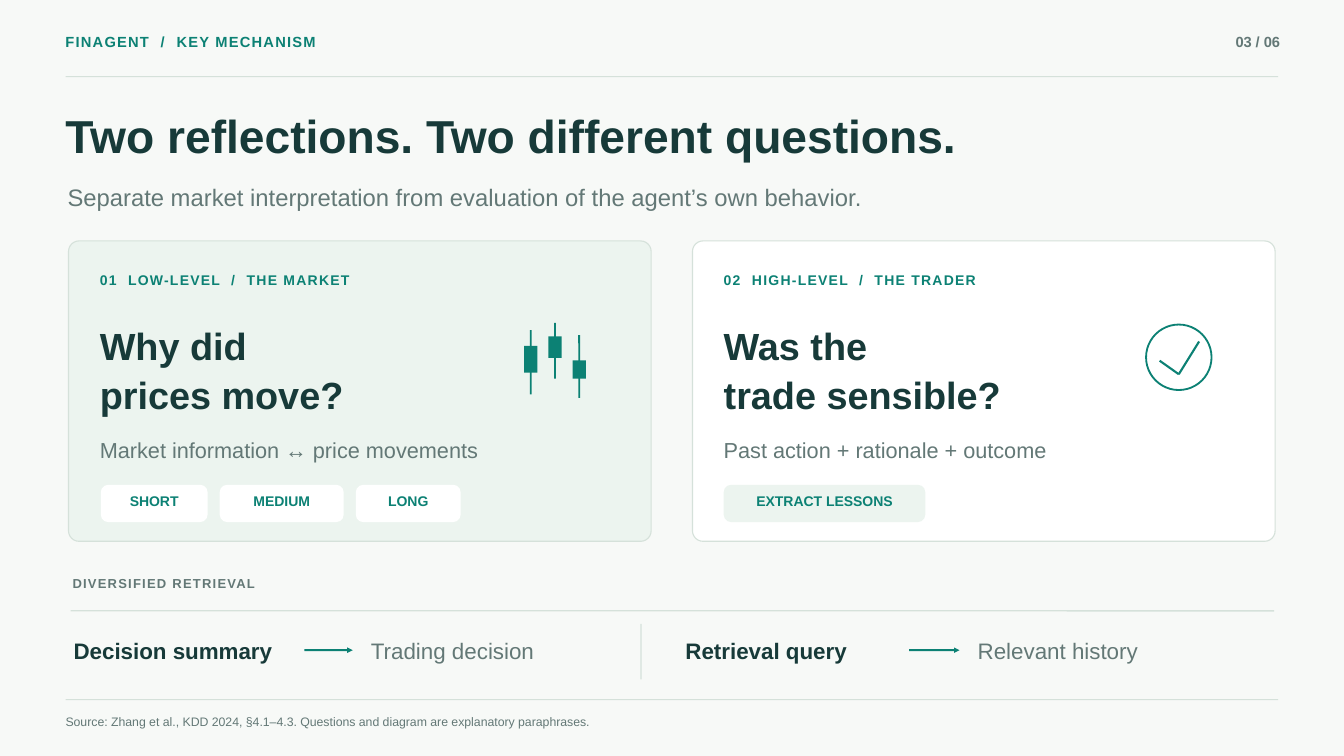
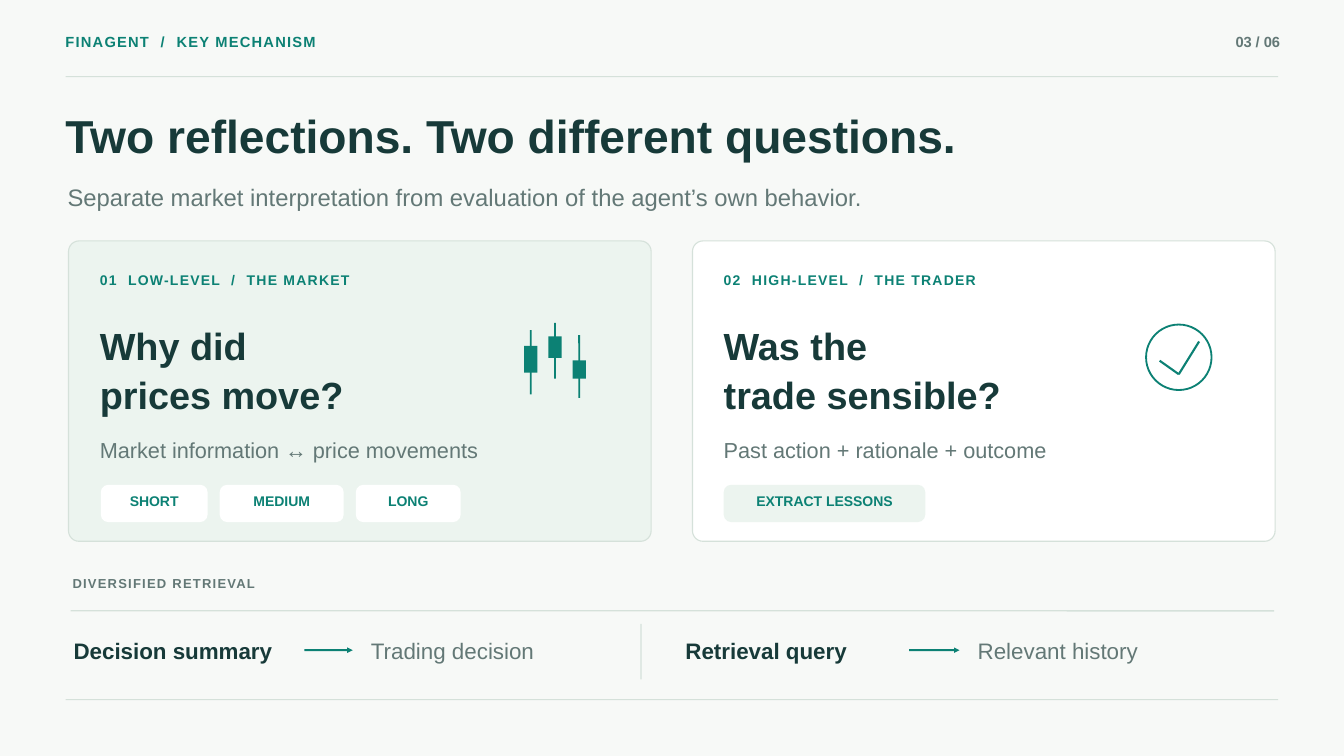
Before and after one commit to Freezingc/fintech-course-ppts, a slide deck: slide 3 of presentations/FinAgent_张云帆.pptx. Drawn at 1344x756 pixels with LibreOffice and Linux fonts; fonts in the diff are those of the drawing. Boxes give left, top, right and bottom in pixels: in the first picture for what was removed or moved away, otherwise in the second. Text is boxed around its words. In the diff, an @@ line names an element or a change of style, - is before the commit and + after.

```diff
--- a/presentations/FinAgent_张云帆.pptx
+++ b/presentations/FinAgent_张云帆.pptx
@@ text removed at <box>66,717,589,729</box> @@
-Source: Zhang et al., KDD 2024, §4.1–4.3. Questions and diagram are explanatory paraphrases.
```
Also in this commit, not shown: 6 other slides changed, 1 other file.
